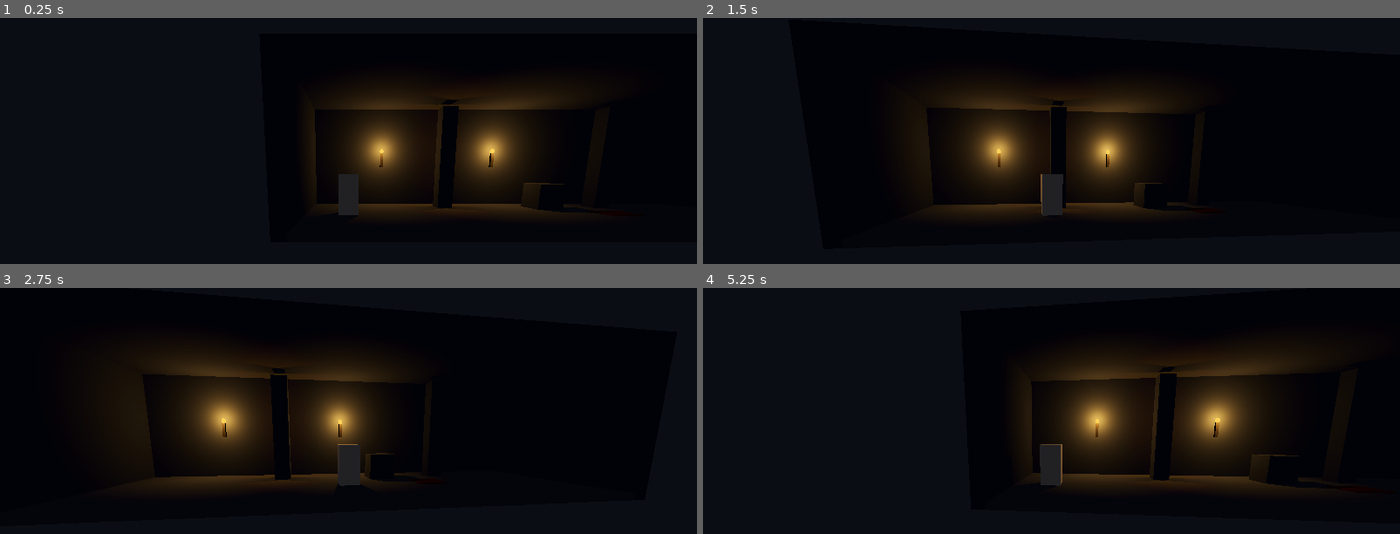
Above: before the commit, frames 1-4 (two rows, left to right).
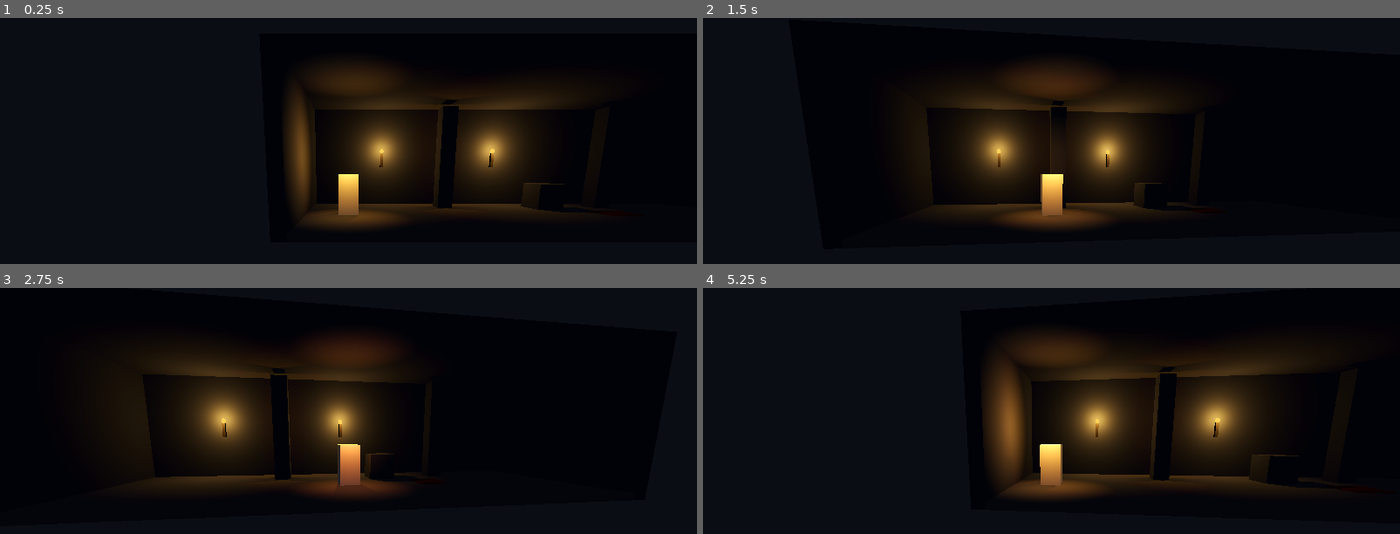
Above: after the commit, the same moments.

Repository: julian402/Dead-Cells-Godot
Game: Godot game, scene res://zona_b.tscn
Same seed, same stepped clock (60 frames per second), same inputs: the game is played once before the commit and once after it. This scene is started directly instead of the project's main scene.
Inputs:
- Up to frame 1 (0.25 s): no input
- Up to frame 2 (1.5 s): tap Enter at 0.5 s; hold D (move_right) 0.53-1.28 s; tap J (atacar) at 0.6 s; tap Space (saltar) at 0.77 s; hold Down from 1.28 s (still down); tap L (rodar) at 1.35 s
- Up to frame 3 (2.75 s): tap Space (saltar) at 1.52 s; release Down at 2.03 s; hold D (move_right) from 2.03 s (still down); tap T at 2.1 s
- Up to frame 4 (5.25 s): release D (move_right) at 2.78 s; hold Up 2.78-3.53 s; tap J (atacar) at 2.85, 5.1 s; tap Space (saltar) at 3.02, 3.77, 4.52 s; hold A (move_left) 3.53-5.03 s; tap L (rodar) at 3.6 s; tap T at 4.35 s; hold Down from 5.03 s (still down)

The runs differ from the first frame. In frame 1, 3.8% of the frame differs, in the area x 40-58%, y 18-86%; in frame 2, 3.0%; in frame 3, 2.2%; in frame 4, 5.1%.

Commit message:
Tarea B nivel 3: luz que sigue la Luz Vital

Diff:
--- a/sistema_eventos.gd
+++ b/sistema_eventos.gd
@@ -6,6 +6,14 @@
 @export var luz_evento: OmniLight3D
 @export var pico_destello := 4.0
 @export var k_destello := 12.0     # 1/s: a los 0.3 s queda 4 × e^(-3.6) = 0.109 (2.7 % del pico)
+
+## Nivel 3: una luz que sigue la Luz Vital.
+@export var luz_variable: Light3D                        # la luz que sigue la variable
+@export var color_bajo := Color(0.91, 0.263, 0.227)      # #E8433A: Luz Vital casi vacía
+@export var color_alto := Color(1.0, 0.702, 0.278)       # #FFB347: Ceniza con la Luz Vital llena
+@export var k_variable := 4.0
+
+var variable := 1.0   # la Luz Vital, de 0 a 1: la pone el juego (o las flechas de prueba)
 
 
 func _ready() -> void:
@@ -17,6 +25,18 @@
 func _process(delta: float) -> void:
 	luz_evento.light_energy = decaer(luz_evento.light_energy, 0.0, k_destello, delta)
 
+	# tecla de prueba mientras la mecánica de la Luz Vital no existe
+	if Input.is_key_pressed(KEY_UP):
+		variable = minf(1.0, variable + delta * 0.5)
+	if Input.is_key_pressed(KEY_DOWN):
+		variable = maxf(0.0, variable - delta * 0.5)
+
+	if luz_variable != null:
+		var v := clampf(variable, 0.0, 1.0)
+		luz_variable.light_color = color_bajo.lerp(color_alto, v)
+		var deseada := 1.0 + 3.0 * v
+		luz_variable.light_energy = decaer(luz_variable.light_energy, deseada, k_variable, delta)
+
 
 func _on_evento(posicion: Vector3) -> void:
 	luz_evento.global_position = posicion + Vector3.UP * 1.5
--- a/zona_b.tscn
+++ b/zona_b.tscn
@@ -243,9 +243,10 @@
 omni_range = 4.0
 omni_attenuation = 2.0
 
-[node name="SistemaEventos" type="Node" parent="." node_paths=PackedStringArray("luz_evento")]
+[node name="SistemaEventos" type="Node" parent="." node_paths=PackedStringArray("luz_evento", "luz_variable")]
 script = ExtResource("9_sis")
 luz_evento = NodePath("../LuzEvento")
+luz_variable = NodePath("../Jugador/LuzVital")
 
 [node name="Jugador" type="CharacterBody3D" parent="."]
 transform = Transform3D(1, 0, 0, 0, 1, 0, 0, 0, 1, -6.5, 0, 0)
@@ -276,6 +277,12 @@
 
 [node name="Empujador" type="Node" parent="Jugador"]
 script = ExtResource("5_empuj")
+
+[node name="LuzVital" type="OmniLight3D" parent="Jugador"]
+transform = Transform3D(1, 0, 0, 0, 1, 0, 0, 0, 1, 0, 2, 0.8)
+light_color = Color(1, 0.702, 0.278, 1)
+omni_range = 3.0
+omni_attenuation = 2.0
 
 [node name="Camara" type="Camera3D" parent="." node_paths=PackedStringArray("objetivo", "motor")]
 process_priority = 10
